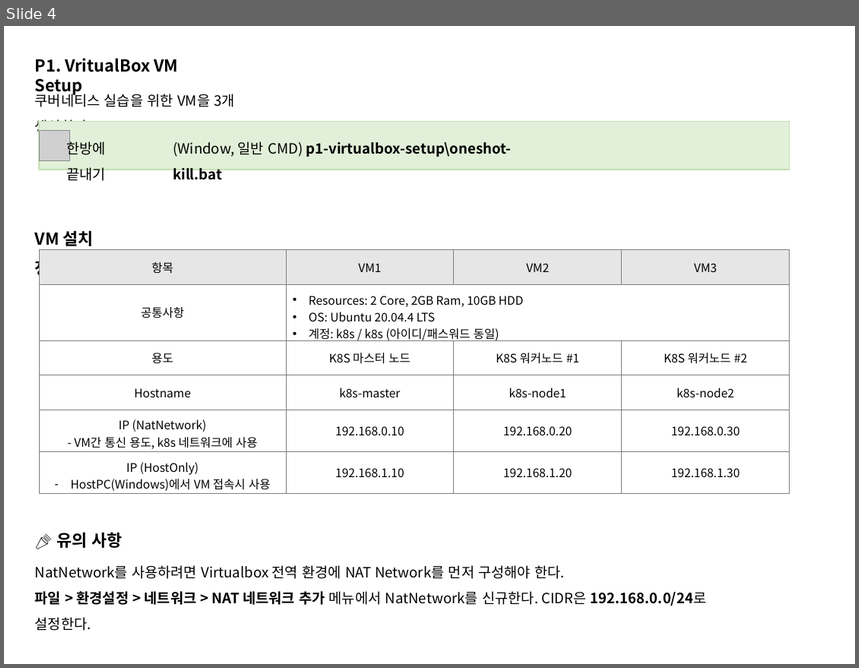
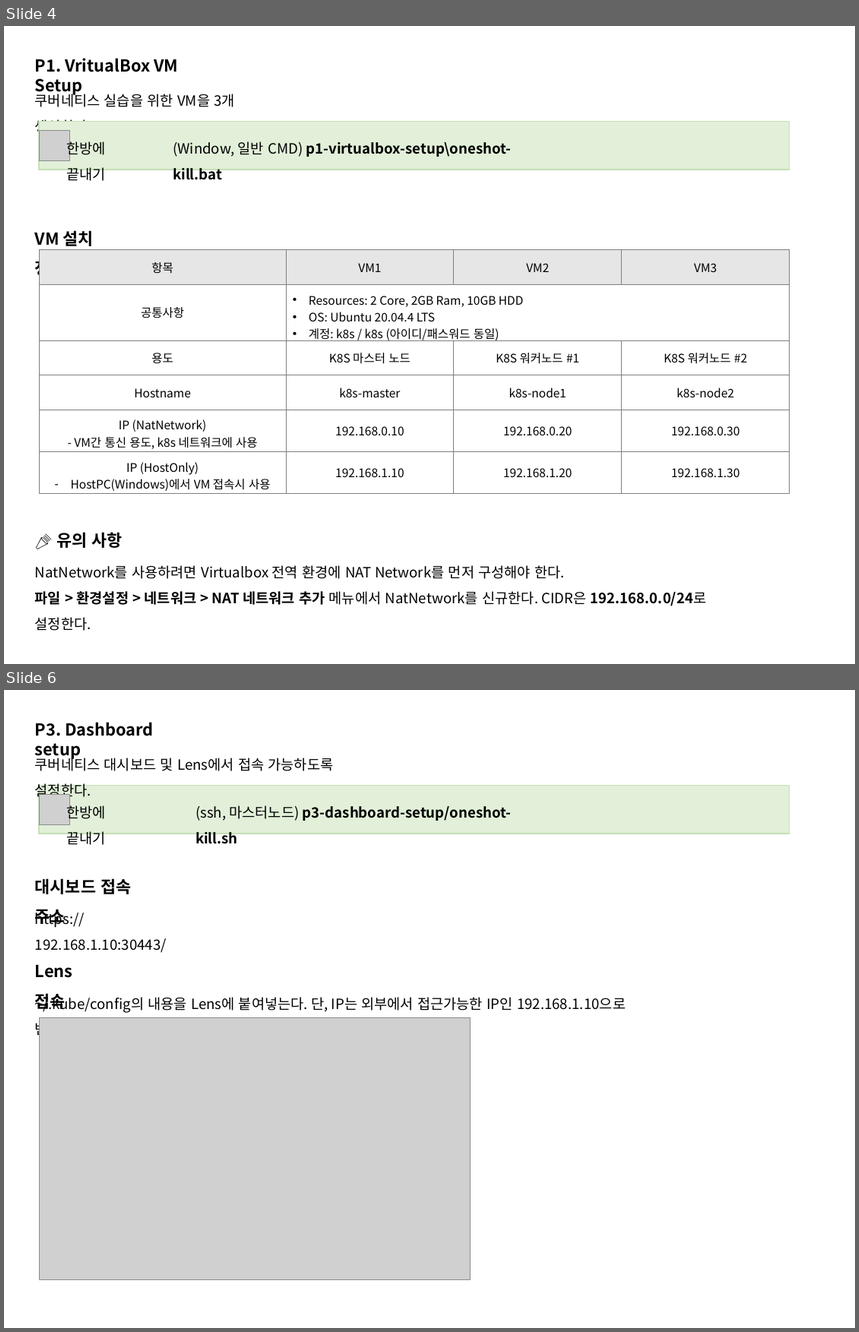
Before and after one commit to grollcake/k8s-practice, a slide deck: k8s practice.pptx. Shown one above the other, each under a label of ours: slide 4 before the commit, slides 4 and 6 after it; the slides between them are not shown. The pictures are 859x668 and 859x1332 pixels, drawn with LibreOffice and Linux fonts; fonts in the diff are those of the drawing; grey boxes stand for pictures. Boxes give left, top, right and bottom in pixels: in the first picture for what was removed or moved away, otherwise in the second. Text is boxed around its words. In the diff, an @@ line names an element or a change of style, - is before the commit and + after.

```diff
--- a/k8s practice.pptx
+++ b/k8s practice.pptx
@@ slide 6 added at (4,690,855,1328), background #FFFFFF @@
@@ text added at (35,722,154,760), 14 pt, text #000000, bold @@
+P3. Dashboard setup
@@ text added at (35,755,334,800), 12 pt, text #000000 @@
+쿠버네티스 대시보드 및 Lens에서 접속 가능하도록 설정한다.
@@ rectangle added at (39,785,790,834), fill #E2F0D9, outline #C5E0B4 1 pt @@
@@ picture added at (39,794,69,825) @@
@@ text added at (67,803,106,845), 12 pt, text #000000 @@
+한방에 끝내기
@@ text added at (196,806,512,844), 12 pt, text #000000, bold @@
+(ssh, 마스터노드) p3-dashboard-setup/oneshot-kill.sh
@@ text added at (35,878,131,927), 14 pt, text #000000, bold @@
+대시보드 접속 주소
@@ text added at (35,910,167,953), 12 pt, text #000000 @@
+https://192.168.1.10:30443/
@@ text added at (35,965,73,1012), 14 pt, text #000000, bold @@
+Lens 접속
@@ text added at (35,995,626,1039), 12 pt, text #000000 @@
+~/.kube/config의 내용을 Lens에 붙여넣는다. 단, IP는 외부에서 접근가능한 IP인 192.168.1.10으로 변경해야 한다.
@@ picture added at (39,1018,470,1280) @@
```
Also in this commit, not shown: 2 slides changed, 7 other slides added, 1 slide removed.
